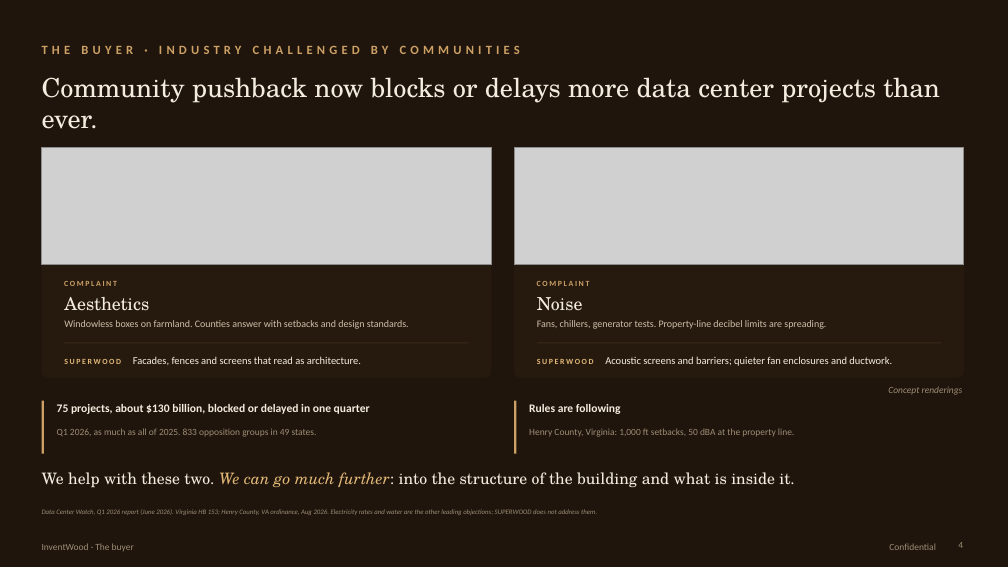
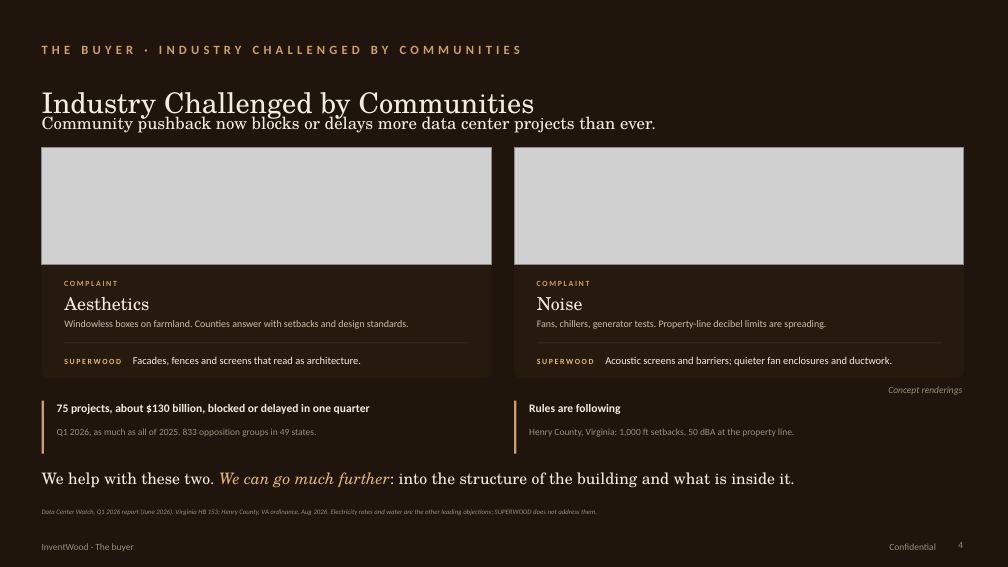
Before and after one commit to alau-hi/decks, a slide deck: slide 4 of superwood-datacenter-investor/SUPERWOOD-for-Data-Centers-Companion.pptx. Drawn at 1008x567 pixels with LibreOffice and Linux fonts; fonts in the diff are those of the drawing; grey boxes stand for pictures. Boxes give left, top, right and bottom in pixels: in the first picture for what was removed or moved away, otherwise in the second. Text is boxed around its words. In the diff, an @@ line names an element or a change of style, - is before the commit and + after.

```diff
--- a/superwood-datacenter-investor/SUPERWOOD-for-Data-Centers-Companion.pptx
+++ b/superwood-datacenter-investor/SUPERWOOD-for-Data-Centers-Companion.pptx
@@ text "Community pushback now blocks or ...": place and size @@
-text "Community pushback now blocks or ..." at [42,77,940,129]
+text "Community pushback now blocks or ..." at [42,112,656,133]
@@ text "Community pushback now blocks or ..." at [42,112,656,133]: size 25 to 16 pt @@
@@ text added at [42,92,535,123], 27 pt, text #F4ECDF @@
+Industry Challenged by Communities
```
Also in this commit, not shown: 1 other slide changed, 4 other files.
